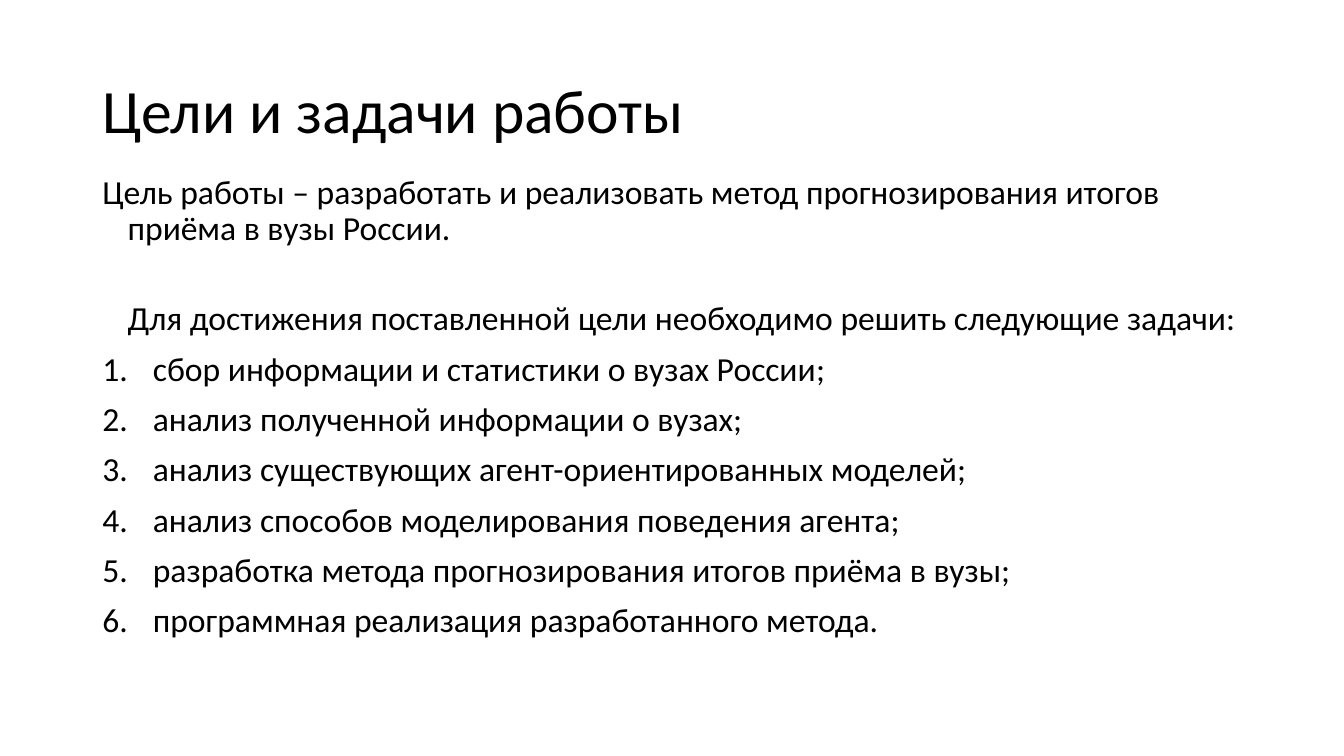
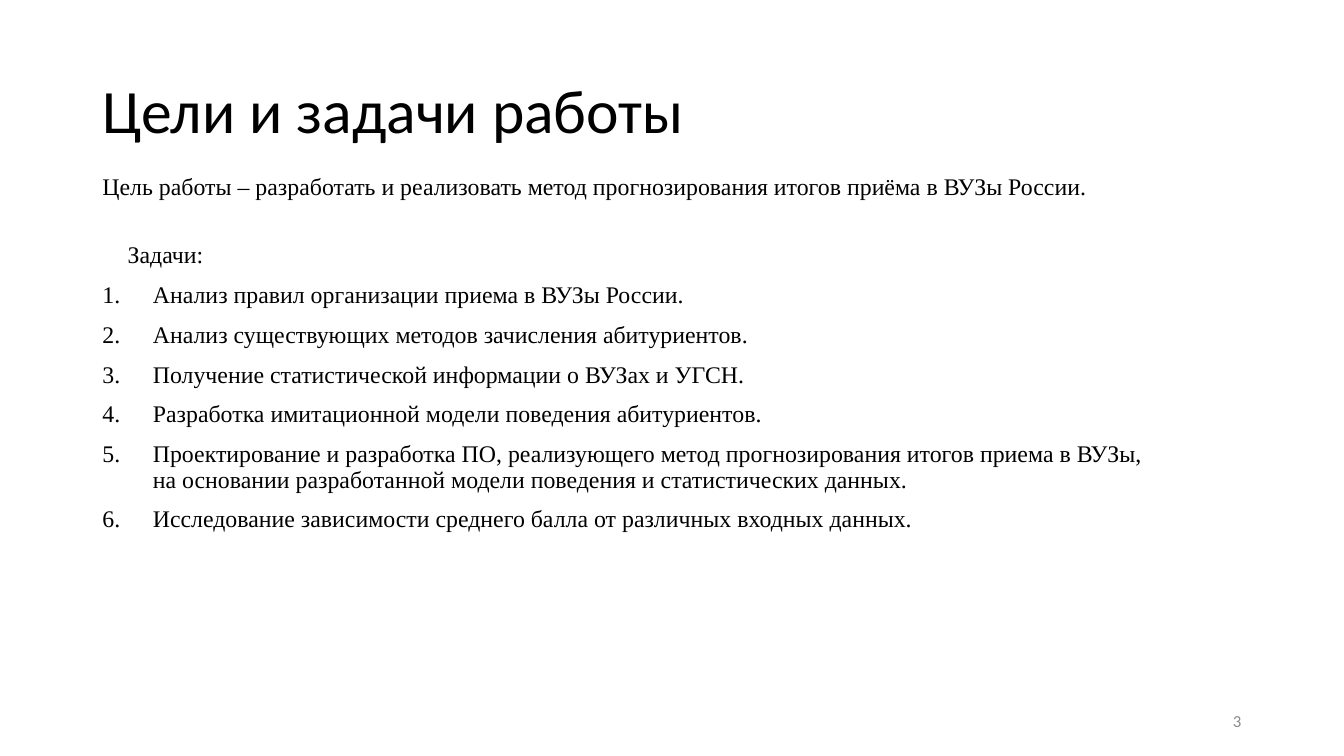
Before and after one commit to 1Bitcoin/scrape-universities-data, a slide deck: slide 3 of tex-diploma-template-main/Метод прогнозирования итогов приёма в вузы России на основе агентного моделирования.pptx. Drawn at 1344x756 pixels with LibreOffice and Linux fonts; fonts in the diff are those of the drawing. Boxes give left, top, right and bottom in pixels: in the first picture for what was removed or moved away, otherwise in the second. Text is boxed around its words. In the diff, an @@ line names an element or a change of style, - is before the commit and + after.

```diff
--- a/tex-diploma-template-main/Метод прогнозирования итогов приёма в вузы России на основе агентного моделирования.pptx
+++ b/tex-diploma-template-main/Метод прогнозирования итогов приёма в вузы России на основе агентного моделирования.pptx
@@ text at (102, 178, 1141, 532): text changed; size 24 to 17 pt; font Calibri to Times New Roman @@
-Цель работы – разработать и реализовать метод прогнозирования итогов приёма в вузы России.
-Для достижения поставленной цели необходимо решить следующие задачи:
-1. сбор информации и статистики о вузах России;
-2. анализ полученной информации о вузах;
-3. анализ существующих агент-ориентированных моделей;
-4. анализ способов моделирования поведения агента;
-5. разработка метода прогнозирования итогов приёма в вузы;
-6. программная реализация разработанного метода.
+Цель работы – разработать и реализовать метод прогнозирования итогов приёма в ВУЗы России.
+Задачи:
+1. Анализ правил организации приема в ВУЗы России.
+2. Анализ существующих методов зачисления абитуриентов.
+3. Получение статистической информации о ВУЗах и УГСН.
+4. Разработка имитационной модели поведения абитуриентов.
+5. Проектирование и разработка ПО, реализующего метод прогнозирования итогов приема в ВУЗы, на основании разработанной модели поведения и статистических данных.
+6. Исследование зависимости среднего балла от различных входных данных.
@@ page number added at (1233, 716, 1241, 727), 12 pt, text #8C8C8C @@
+3
```
Also in this commit, not shown: 2 other slides changed, 12 slides added, 44 other files.
